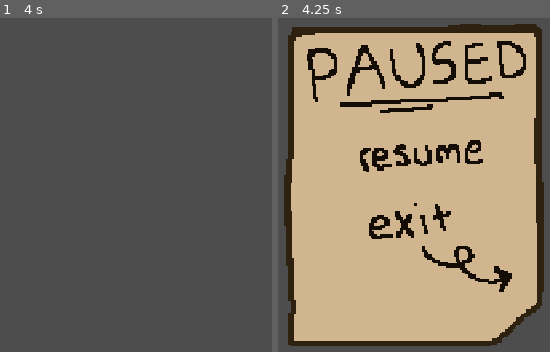
Above: before the commit, frames 1-2 (left to right).
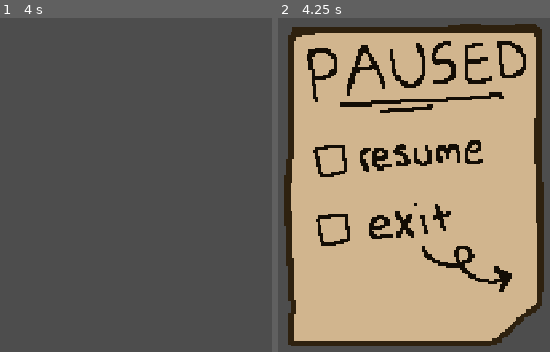
Above: after the commit, the same moments.

Repository: geekazodium/RIT-Halloween-Game-Jam-2025
Game: Godot game, scene res://pause_menu/pause_menu.tscn
The game is run twice, just before and just after one commit, with the same random seed, the same clock (stepped at 60 frames per second) and the same inputs. This scene is started directly instead of the project's main scene.
Inputs (mouse positions are in pixels of both pictures, inside the frame that each line leads up to):
- Up to frame 1 (4 s): tap Enter at 0.5, 2, 3.5 s; move the mouse to (outside the picture) at 0.52 s; hold D (move_right) 0.53-1.28 s; tap Space at 1.25, 2.75 s; move the mouse to (outside the picture) at 1.27 s; hold S (move_down) 1.28-2.03 s; move the mouse to (214, 84) at 2.02 s; hold D (move_right) 2.03-2.78 s; move the mouse to (95, 275) at 2.77 s; hold W (move_up) 2.78-3.53 s; move the mouse to (outside the picture) at 3.52 s; hold A (move_left) from 3.53 s (still down)
- Up to frame 2 (4.25 s): keep holding A (move_left); tap Escape (pause) at 4.15 s

Frame 1 is identical in both runs. In frame 2, 0.8% of the frame differs, in the area x 12-27%, y 38-69%.

Commit message:
pause menu check boxes

Diff:
--- a/pause_menu/pause_menu.gd
+++ b/pause_menu/pause_menu.gd
@@ -2,6 +2,10 @@
 class_name PauseMenu
 
 @export var pause_menu: Control
+@export var resume_image: TextureRect
+@export var exit_image: TextureRect
+var unchecked = load("res://pause_menu/textures/unchecked.png")
+var checked = load("res://pause_menu/textures/checked.png")
 
 func _process(_delta):
 	if Input.is_action_just_pressed("pause"):
@@ -12,3 +16,15 @@
 
 func _on_quit_pressed() -> void:
 	get_tree().change_scene_to_file("res://menu/menu.tscn");
+
+func _on_resume_mouse_entered() -> void:
+	resume_image.texture = checked
+
+func _on_resume_mouse_exited() -> void:
+	resume_image.texture = unchecked
+
+func _on_quit_mouse_entered() -> void:
+	exit_image.texture = checked
+
+func _on_quit_mouse_exited() -> void:
+	exit_image.texture = unchecked
--- a/pause_menu/pause_menu.tscn
+++ b/pause_menu/pause_menu.tscn
@@ -1,9 +1,10 @@
-[gd_scene load_steps=3 format=3 uid="uid://dvkfb6p8rrrwb"]
+[gd_scene load_steps=4 format=3 uid="uid://dvkfb6p8rrrwb"]
 
 [ext_resource type="Script" uid="uid://ckukrgykl8uua" path="res://pause_menu/pause_menu.gd" id="1_hdmo1"]
 [ext_resource type="Texture2D" uid="uid://ds4y0ykv5heqj" path="res://pause_menu/textures/pause_screen.png" id="2_rd7dy"]
+[ext_resource type="Texture2D" uid="uid://c614evxtp3elb" path="res://pause_menu/textures/unchecked.png" id="3_uwtdo"]
 
-[node name="PauseMenu" type="Control" node_paths=PackedStringArray("pause_menu")]
+[node name="PauseMenu" type="Control" node_paths=PackedStringArray("pause_menu", "resume_image", "exit_image")]
 visible = false
 layout_mode = 3
 anchors_preset = 0
@@ -11,6 +12,8 @@
 offset_bottom = 720.0
 script = ExtResource("1_hdmo1")
 pause_menu = NodePath(".")
+resume_image = NodePath("ResumeBox")
+exit_image = NodePath("ExitBox")
 
 [node name="Background" type="TextureRect" parent="."]
 layout_mode = 1
@@ -28,20 +31,40 @@
 [node name="Resume" type="Button" parent="."]
 modulate = Color(1, 1, 1, 0)
 layout_mode = 0
-offset_left = 548.0
-offset_top = 281.0
-offset_right = 752.0
-offset_bottom = 344.0
+offset_left = 470.0
+offset_top = 275.0
+offset_right = 768.0
+offset_bottom = 354.0
 text = "Resume"
 
 [node name="Quit" type="Button" parent="."]
 modulate = Color(1, 1, 1, 0)
 layout_mode = 0
-offset_left = 544.0
-offset_top = 382.0
-offset_right = 716.0
-offset_bottom = 451.0
+offset_left = 483.0
+offset_top = 379.0
+offset_right = 722.0
+offset_bottom = 474.0
 text = "Quit"
 
+[node name="ResumeBox" type="TextureRect" parent="."]
+layout_mode = 0
+offset_left = 479.0
+offset_top = 266.0
+offset_right = 556.0
+offset_bottom = 348.0
+texture = ExtResource("3_uwtdo")
+
+[node name="ExitBox" type="TextureRect" parent="."]
+layout_mode = 0
+offset_left = 483.0
+offset_top = 376.0
+offset_right = 560.0
+offset_bottom = 458.0
+texture = ExtResource("3_uwtdo")
+
+[connection signal="mouse_entered" from="Resume" to="." method="_on_resume_mouse_entered"]
+[connection signal="mouse_exited" from="Resume" to="." method="_on_resume_mouse_exited"]
 [connection signal="pressed" from="Resume" to="." method="_on_resume_pressed"]
+[connection signal="mouse_entered" from="Quit" to="." method="_on_quit_mouse_entered"]
+[connection signal="mouse_exited" from="Quit" to="." method="_on_quit_mouse_exited"]
 [connection signal="pressed" from="Quit" to="." method="_on_quit_pressed"]
Binary file added: pause_menu/textures/checked.png
Not shown, added: pause_menu/textures/checked.png.import
Binary file added: pause_menu/textures/unchecked.png
Not shown, added: pause_menu/textures/unchecked.png.import
